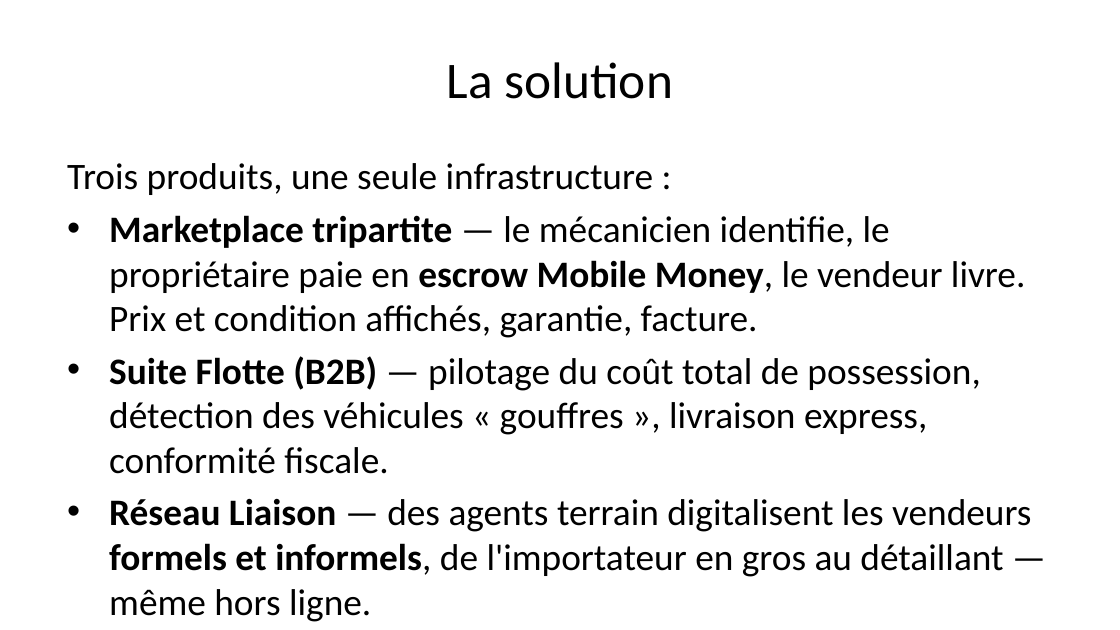
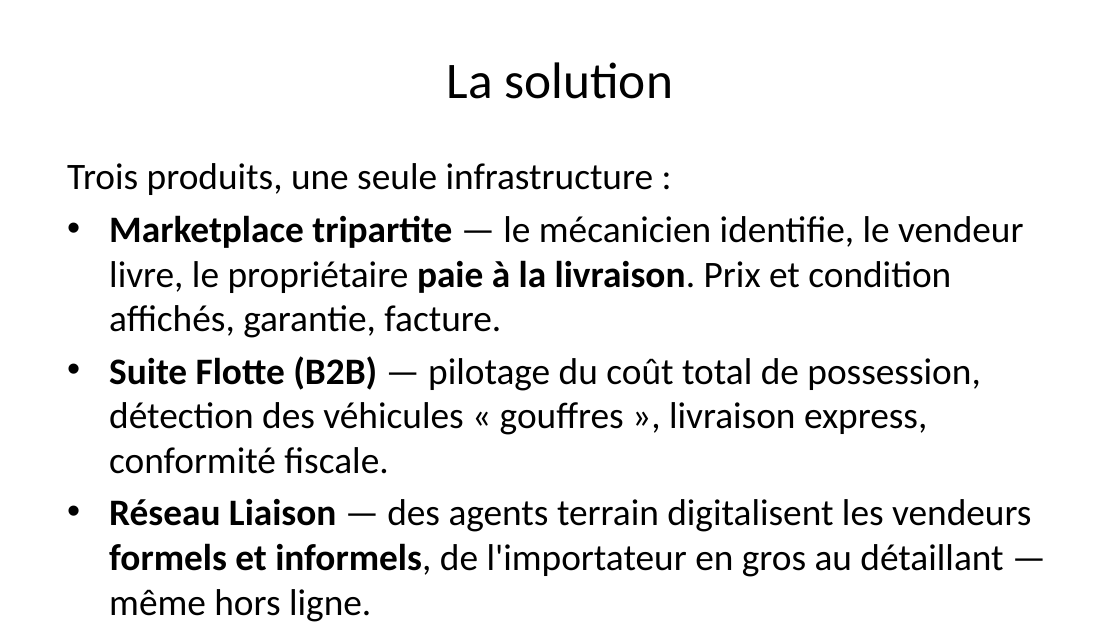
Before and after one commit to Fefer79/pieces, a slide deck: slide 4 of docs/pitch-deck-pieces-2026-06.pptx. Drawn at 1120x630 pixels with LibreOffice and Linux fonts; fonts in the diff are those of the drawing. Boxes give left, top, right and bottom in pixels: in the first picture for what was removed or moved away, otherwise in the second. Text is boxed around its words. In the diff, an @@ line names an element or a change of style, - is before the commit and + after.

```diff
--- a/docs/pitch-deck-pieces-2026-06.pptx
+++ b/docs/pitch-deck-pieces-2026-06.pptx
@@ text at (109, 215, 1023, 338): text changed @@
-• Marketplace tripartite — le mécanicien identifie, le propriétaire paie en escrow Mobile Money, le vendeur livre. Prix et condition affichés, garantie, facture.
+• Marketplace tripartite — le mécanicien identifie, le vendeur livre, le propriétaire paie à la livraison. Prix et condition affichés, garantie, facture.
```
Also in this commit, not shown: 8 other slides changed, 3 other files.
